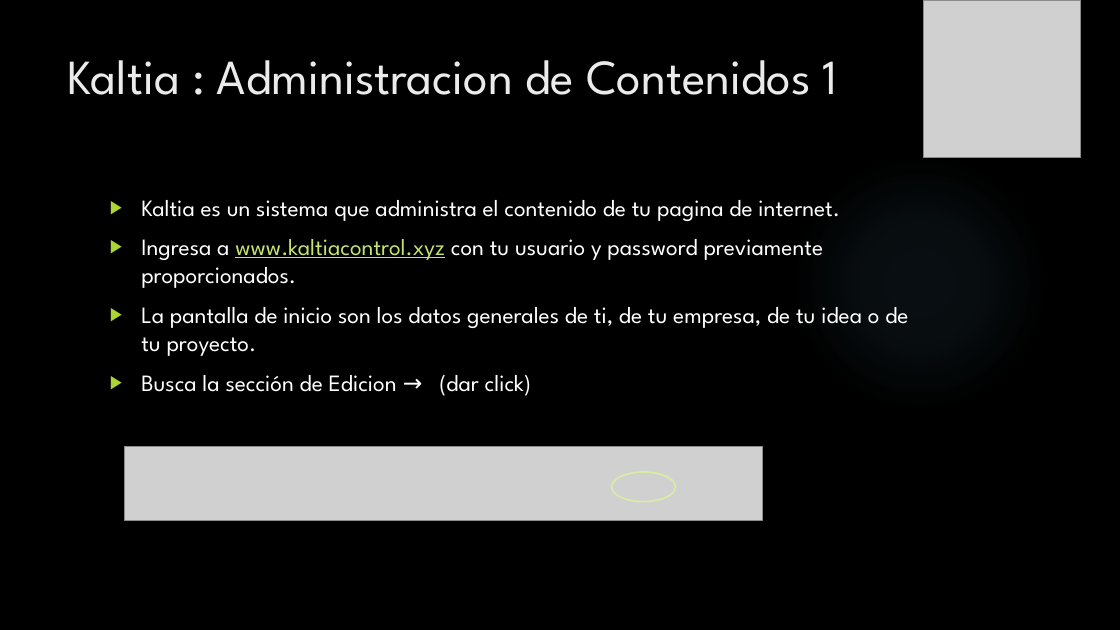
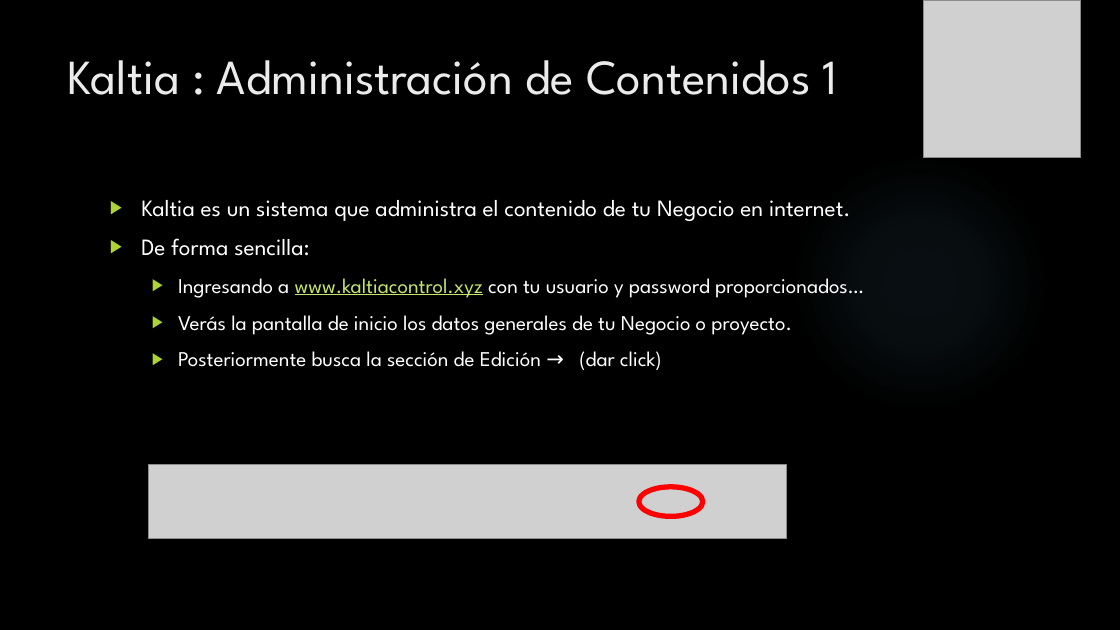
Before and after one commit to MexicoKaltia/KaltiaAuxiliar, a slide deck: slide 3 of Bienvenid@ a proyecto Kaltia.pptx. Drawn at 1120x630 pixels with LibreOffice and Linux fonts; fonts in the diff are those of the drawing; grey boxes stand for pictures; background and template pictures are left out. Boxes give left, top, right and bottom in pixels: in the first picture for what was removed or moved away, otherwise in the second. Text is boxed around its words. In the diff, an @@ line names an element or a change of style, - is before the commit and + after.

Commit message:
010219

```diff
--- a/Bienvenid@ a proyecto Kaltia.pptx
+++ b/Bienvenid@ a proyecto Kaltia.pptx
@@ title at (68,60,838,95): text changed @@
-Kaltia : Administracion de Contenidos 1
+Kaltia : Administración de Contenidos 1
@@ text at (141,200,864,370): text changed; size 20 to 18 pt @@
-▶ Kaltia es un sistema que administra el contenido de tu pagina de internet.
-▶ Ingresa a www.kaltiacontrol.xyz con tu usuario y password previamente proporcionados.
-▶ La pantalla de inicio son los datos generales de ti, de tu empresa, de tu idea o de tu proyecto.
-▶ Busca la sección de Edicion → (dar click)
+▶ Kaltia es un sistema que administra el contenido de tu Negocio en internet.
+▶ De forma sencilla:
+  ▶ Ingresando a www.kaltiacontrol.xyz con tu usuario y password proporcionados…
+  ▶ Verás la pantalla de inicio los datos generales de tu Negocio o proyecto.
+  ▶ Posteriormente busca la sección de Edición → (dar click)
@@ picture: place and size @@
-picture at (124,446,762,520)
+picture at (149,465,786,539)
@@ ellipse: place and size @@
-ellipse at (612,472,676,502)
+ellipse at (639,487,703,517)
@@ ellipse at (639,487,703,517): outline #DAECA3 1.5 pt to #FF0000 4.5 pt @@
```
Also in this commit, not shown: 4 other slides changed.
